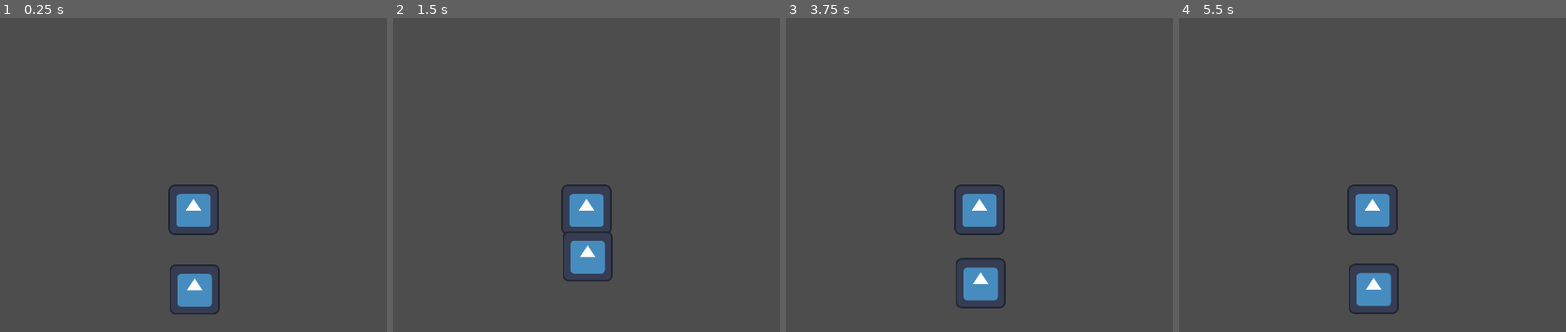
Above: before the commit, frames 1-4 (left to right).
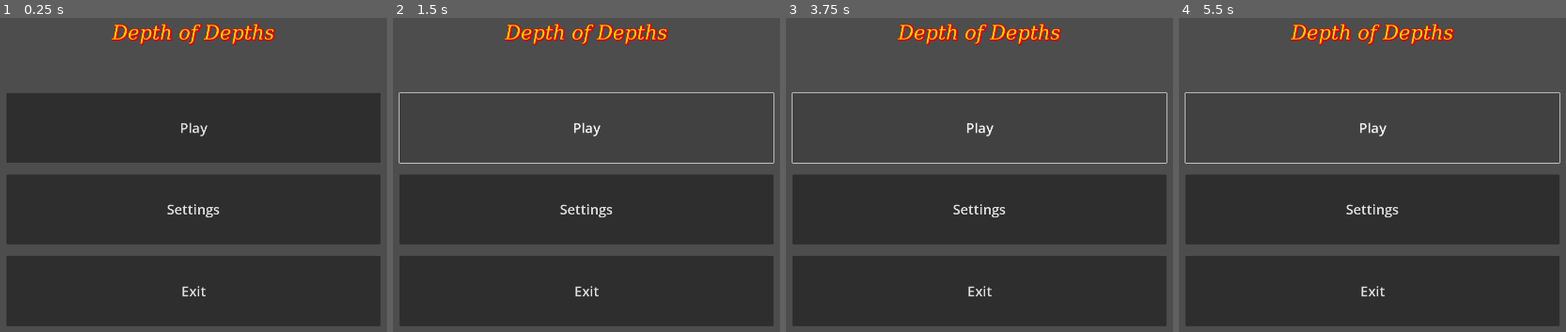
Above: after the commit, the same moments.

Repository: KaarenTenson/GameJam2025GreenMoneyQuack
Game: Godot game, scene res://scenes/main.tscn
Two runs of this game, one before a commit and one after it. Both use one fixed random seed, a clock stepped at 60 frames per second and the inputs below. The project has no main scene, so this scene is started directly. The engine's default icon, where the game draws it, is replaced by a stand-in: a white triangle on a blue panel in a dark square.
Inputs (mouse positions are in pixels of both pictures, inside the frame that each line leads up to):
- Up to frame 1 (0.25 s): no input
- Up to frame 2 (1.5 s): click (586, 209) at 0.5 s, where only the run after the commit has a clickable "Settings"; click (586, 127) at 1.25 s, where only the run after the commit has a clickable "Play"
- Up to frame 3 (3.75 s): click (979, 127) at 2 s, where only the run after the commit has a clickable "Play"; click (979, 127) at 2.75 s, where only the run after the commit has a clickable "Play"; tap Enter at 3.5 s
- Up to frame 4 (5.5 s): tap Space at 5 s

The runs differ from the first frame. In frame 1, 65% of the frame differs, in the area x 1-99%, y 1-99%; in frame 2, 45%; in frame 3, 45%; in frame 4, 45%.

Commit message:
menu

Diff:
--- a/gamejam2025greenmoneyquack/global.gd
+++ /dev/null
@@ -1 +0,0 @@
-extends Node
--- a/gamejam2025greenmoneyquack/project.godot
+++ b/gamejam2025greenmoneyquack/project.godot
@@ -16,7 +16,7 @@
 
 [autoload]
 
-Global="*res://global.gd"
+Global="*res://scripts/global.gd"
 
 [display]
 
--- a/gamejam2025greenmoneyquack/scenes/main.tscn
+++ b/gamejam2025greenmoneyquack/scenes/main.tscn
@@ -1,61 +1,77 @@
-[gd_scene load_steps=5 format=3 uid="uid://ctbk2e3ixxtnd"]
+[gd_scene load_steps=2 format=3 uid="uid://ctbk2e3ixxtnd"]
 
-[ext_resource type="Texture2D" uid="uid://jxilf477tybe" path="res://icon.svg" id="1_o5qli"]
+[ext_resource type="Theme" uid="uid://cp2faysunucaq" path="res://themes/mainMenuTheme.tres" id="1_o5qli"]
 
-[sub_resource type="GDScript" id="GDScript_sgp6g"]
-script/source = "extends CharacterBody2D
+[node name="Main Menu" type="VBoxContainer"]
+anchors_preset = 15
+anchor_right = 1.0
+anchor_bottom = 1.0
+grow_horizontal = 2
+grow_vertical = 2
+size_flags_horizontal = 3
+size_flags_vertical = 3
+theme = ExtResource("1_o5qli")
 
+[node name="HBoxContainer" type="HBoxContainer" parent="."]
+layout_mode = 2
+size_flags_vertical = 3
 
-const SPEED = 300.0
-const JUMP_VELOCITY = -400.0
+[node name="Control" type="Control" parent="HBoxContainer"]
+layout_mode = 2
+size_flags_horizontal = 3
 
+[node name="Title" type="Label" parent="HBoxContainer"]
+layout_mode = 2
+size_flags_horizontal = 3
+text = "Depth of Depths
+"
+horizontal_alignment = 1
+vertical_alignment = 1
 
-func _physics_process(delta: float) -> void:
-	# Add the gravity.
-	if not is_on_floor():
-		velocity += get_gravity() * delta
+[node name="Control2" type="Control" parent="HBoxContainer"]
+layout_mode = 2
+size_flags_horizontal = 3
 
-	# Handle jump.
-	if Input.is_action_just_pressed(\"ui_accept\") and is_on_floor():
-		velocity.y = JUMP_VELOCITY
+[node name="VBoxContainer" type="VBoxContainer" parent="."]
+layout_mode = 2
+size_flags_vertical = 3
+size_flags_stretch_ratio = 2.5
 
-	# Get the input direction and handle the movement/deceleration.
-	# As good practice, you should replace UI actions with custom gameplay actions.
-	var direction := Input.get_axis(\"ui_left\", \"ui_right\")
-	if direction:
-		velocity.x = direction * SPEED
-	else:
-		velocity.x = move_toward(velocity.x, 0, SPEED)
+[node name="HBoxContainer" type="HBoxContainer" parent="VBoxContainer"]
+layout_mode = 2
+size_flags_vertical = 3
 
-	move_and_slide()
+[node name="Control" type="Control" parent="VBoxContainer/HBoxContainer"]
+layout_mode = 2
+size_flags_horizontal = 3
+
+[node name="VBoxContainer" type="VBoxContainer" parent="VBoxContainer/HBoxContainer"]
+layout_mode = 2
+size_flags_horizontal = 3
+size_flags_stretch_ratio = 2.0
+theme_override_constants/separation = 30
+
+[node name="Play" type="Button" parent="VBoxContainer/HBoxContainer/VBoxContainer"]
+layout_mode = 2
+size_flags_vertical = 3
+text = "Play
 "
 
-[sub_resource type="RectangleShape2D" id="RectangleShape2D_0wfyh"]
-size = Vector2(123, 124)
+[node name="Settings" type="Button" parent="VBoxContainer/HBoxContainer/VBoxContainer"]
+layout_mode = 2
+size_flags_vertical = 3
+text = "Settings"
 
-[sub_resource type="RectangleShape2D" id="RectangleShape2D_o5qli"]
-size = Vector2(112, 116)
+[node name="Exit" type="Button" parent="VBoxContainer/HBoxContainer/VBoxContainer"]
+layout_mode = 2
+size_flags_vertical = 3
+text = "Exit
+"
 
-[node name="main" type="Node2D"]
+[node name="Control2" type="Control" parent="VBoxContainer/HBoxContainer"]
+layout_mode = 2
+size_flags_horizontal = 3
 
-[node name="Player" type="CharacterBody2D" parent="."]
-script = SubResource("GDScript_sgp6g")
-
-[node name="Sprite2D" type="Sprite2D" parent="Player"]
-texture = ExtResource("1_o5qli")
-
-[node name="CollisionShape2D" type="CollisionShape2D" parent="Player"]
-position = Vector2(0.5, -1)
-shape = SubResource("RectangleShape2D_0wfyh")
-
-[node name="Camera2D" type="Camera2D" parent="Player"]
-
-[node name="StaticBody2D" type="StaticBody2D" parent="."]
-position = Vector2(3, 232)
-
-[node name="CollisionShape2D" type="CollisionShape2D" parent="StaticBody2D"]
-position = Vector2(2, 0)
-shape = SubResource("RectangleShape2D_o5qli")
-
-[node name="Sprite2D" type="Sprite2D" parent="StaticBody2D"]
-texture = ExtResource("1_o5qli")
+[node name="Control" type="Control" parent="."]
+layout_mode = 2
+size_flags_vertical = 3
--- /dev/null
+++ b/gamejam2025greenmoneyquack/themes/mainMenuTheme.tres
@@ -0,0 +1,14 @@
+[gd_resource type="Theme" load_steps=2 format=3 uid="uid://cp2faysunucaq"]
+
+[sub_resource type="SystemFont" id="SystemFont_7nv0y"]
+font_names = PackedStringArray("Fantasy")
+font_italic = true
+
+[resource]
+Button/font_sizes/font_size = 35
+Label/colors/font_color = Color(1, 0.796078, 0, 1)
+Label/colors/font_shadow_color = Color(0.862745, 0, 0, 1)
+Label/constants/shadow_offset_x = 2
+Label/constants/shadow_outline_size = 10
+Label/font_sizes/font_size = 50
+Label/fonts/font = SubResource("SystemFont_7nv0y")
Not shown, removed: gamejam2025greenmoneyquack/global.gd.uid
